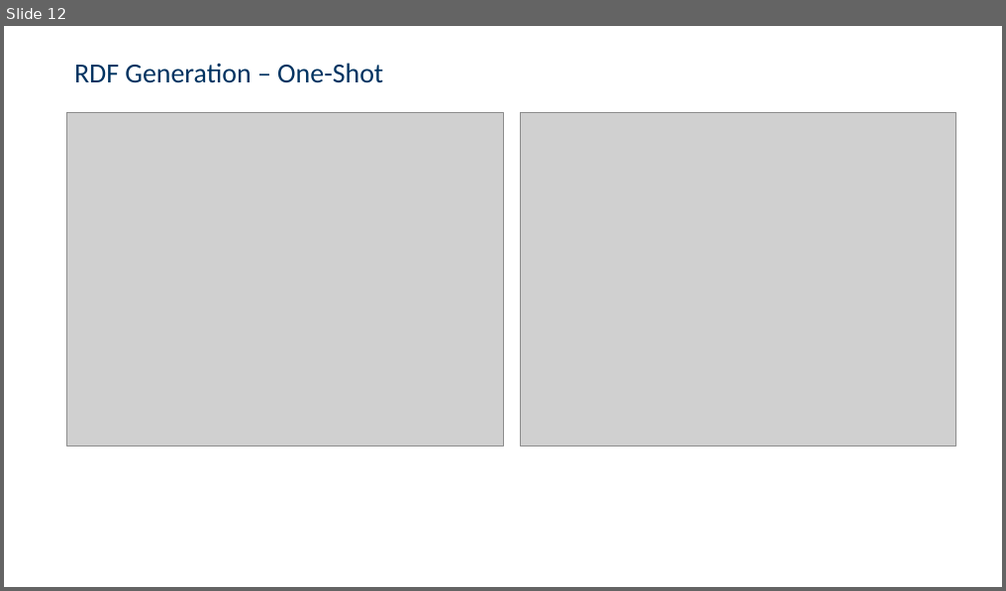
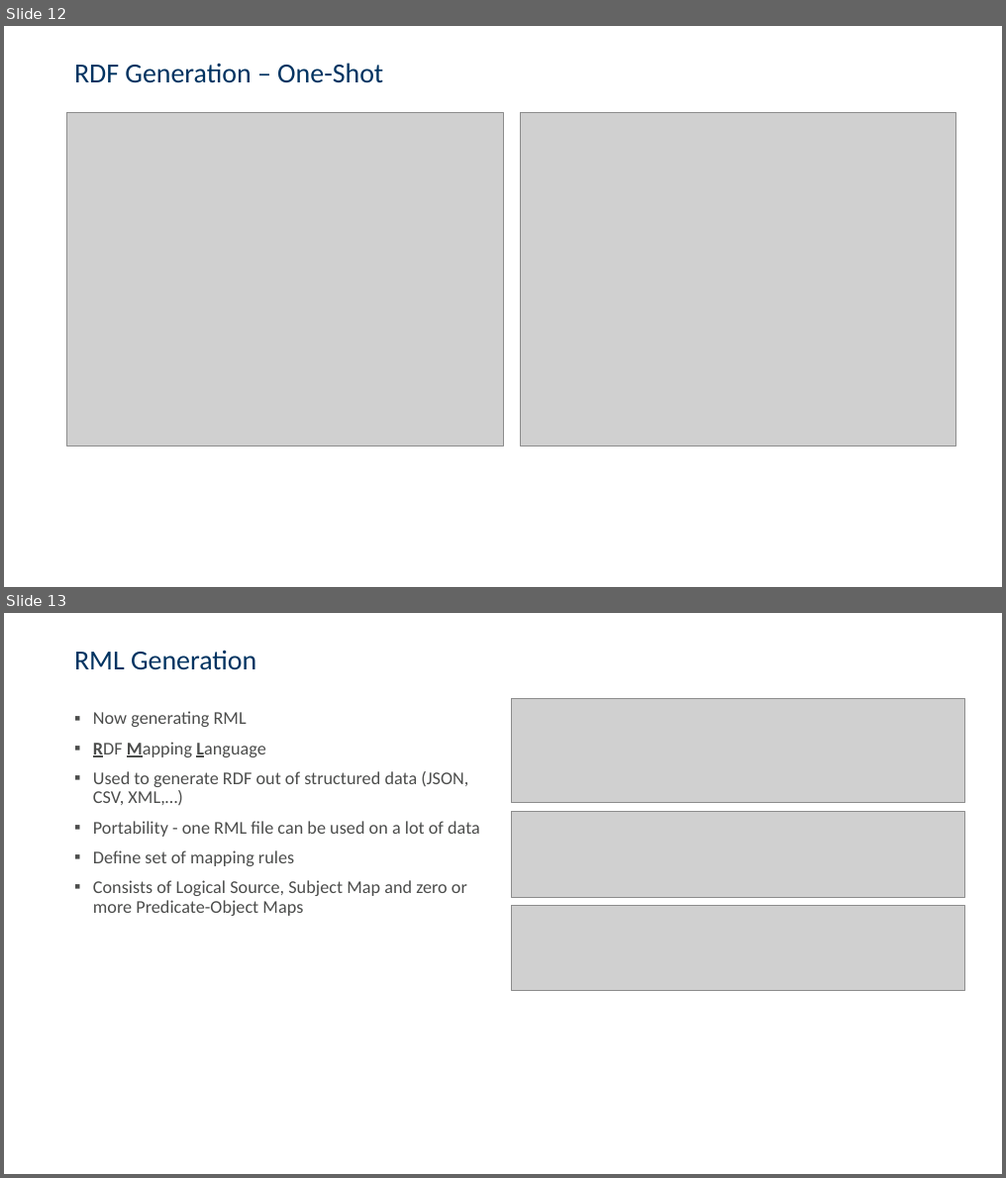
Before and after one commit to csaw5866/smartData, a slide deck: Presentation/final.pptx. Shown one above the other, each under a label of ours: slide 12 before the commit, slides 12 and 13 after it. The pictures are 1006x591 and 1006x1178 pixels, drawn with LibreOffice and Linux fonts; fonts in the diff are those of the drawing; grey boxes stand for pictures; background and template pictures are left out. Boxes give left, top, right and bottom in pixels: in the first picture for what was removed or moved away, otherwise in the second. Text is boxed around its words. In the diff, an @@ line names an element or a change of style, - is before the commit and + after.

```diff
--- a/Presentation/final.pptx
+++ b/Presentation/final.pptx
@@ slide 13 added at (4, 613, 1002, 1174), background picture (left out) @@
@@ title added at (74, 650, 256, 670), 26.7 pt, text #003361 @@
+RML Generation
@@ picture added at (512, 699, 964, 803) @@
@@ text added at (93, 711, 480, 916), 17.3 pt, text #4C4D4C @@
+▪ Now generating RML
+▪ RDF Mapping Language
+▪ Used to generate RDF out of structured data (JSON, CSV, XML,…)
+▪ Portability - one RML file can be used on a lot of data
+▪ Define set of mapping rules
+▪ Consists of Logical Source, Subject Map and zero or more Predicate-Object Maps
@@ picture added at (512, 811, 964, 897) @@
@@ picture added at (512, 906, 964, 990) @@
```
Also in this commit, not shown: 3 other slides added.
